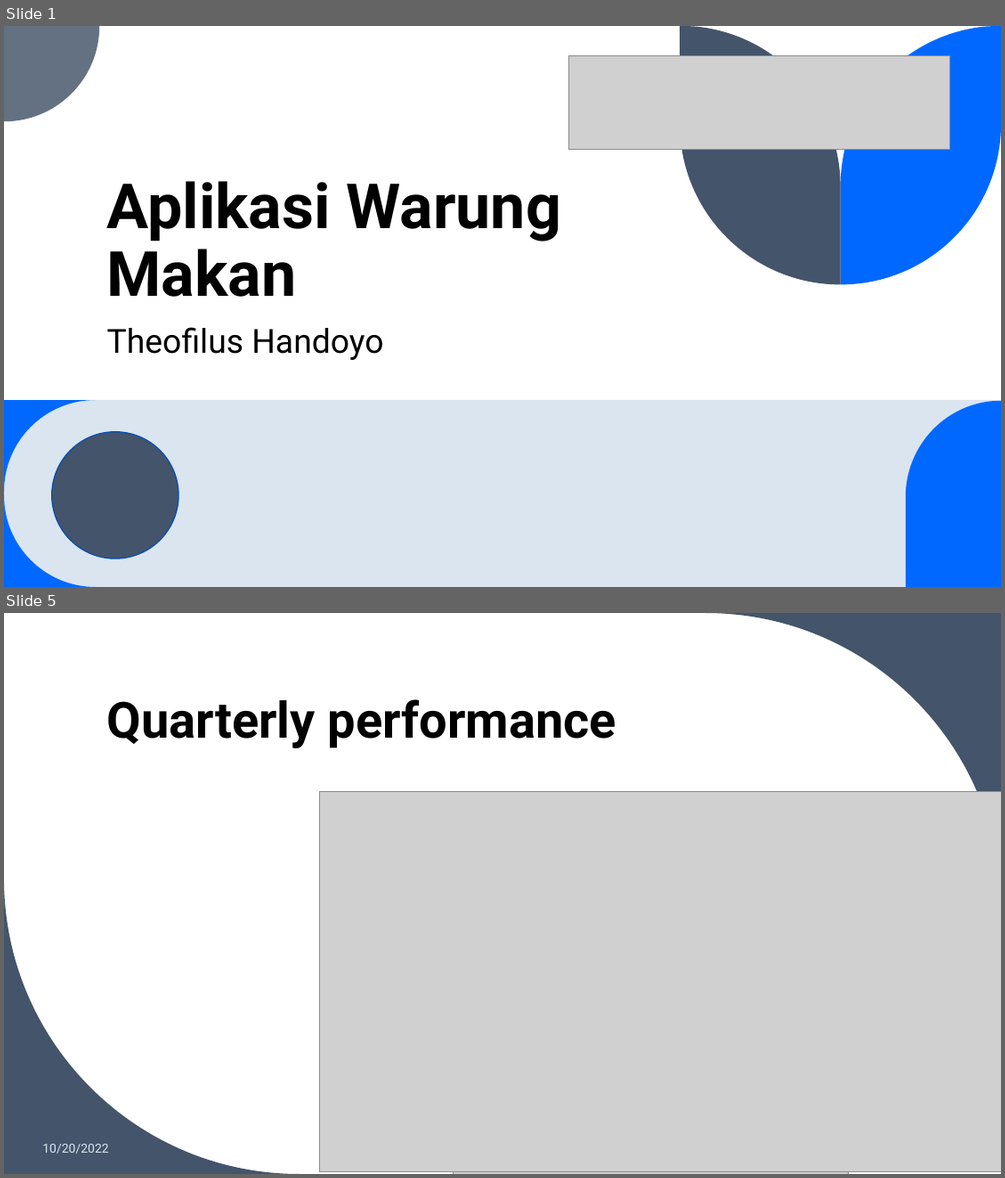
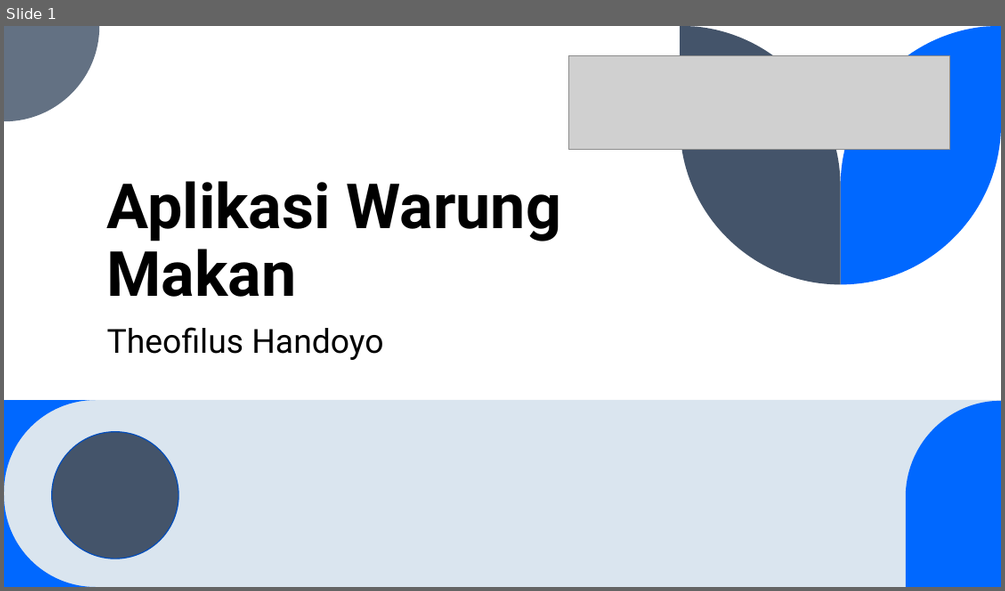
Before and after one commit to Theofilush/warung-makan, a slide deck: documentation/Aplikasi Warung Makan.pptx. Shown one above the other, each under a label of ours: slides 1 and 5 before the commit, slide 1 after it; the slides between them are not shown. The pictures are 1005x1178 and 1005x591 pixels, drawn with LibreOffice and Linux fonts; fonts in the diff are those of the drawing; grey boxes stand for pictures. Boxes give left, top, right and bottom in pixels: in the first picture for what was removed or moved away, otherwise in the second. Text is boxed around its words. In the diff, an @@ line names an element or a change of style, - is before the commit and + after.

```diff
--- a/documentation/Aplikasi Warung Makan.pptx
+++ b/documentation/Aplikasi Warung Makan.pptx
@@ slide 5 removed at box(4, 613, 1001, 1174), background #FFFFFF @@
@@ freeform shape removed at box(705, 613, 1001, 908) @@
@@ title removed at box(107, 699, 616, 748) @@
-Quarterly performance
@@ picture removed at box(320, 791, 1001, 1172) @@
@@ freeform shape removed at box(4, 878, 299, 1174) @@
@@ picture removed at box(453, 853, 849, 1174) @@
@@ text removed at box(42, 1143, 108, 1153) @@
-10/20/2022
```
Also in this commit, not shown: 10 slides changed, 7 slides added, 3 other slides removed, 13 other files.
